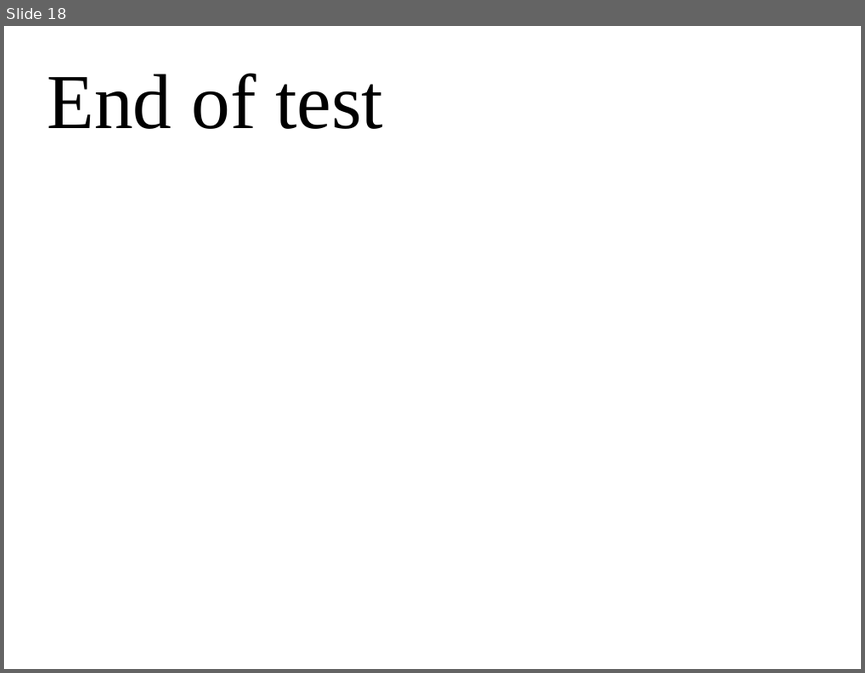
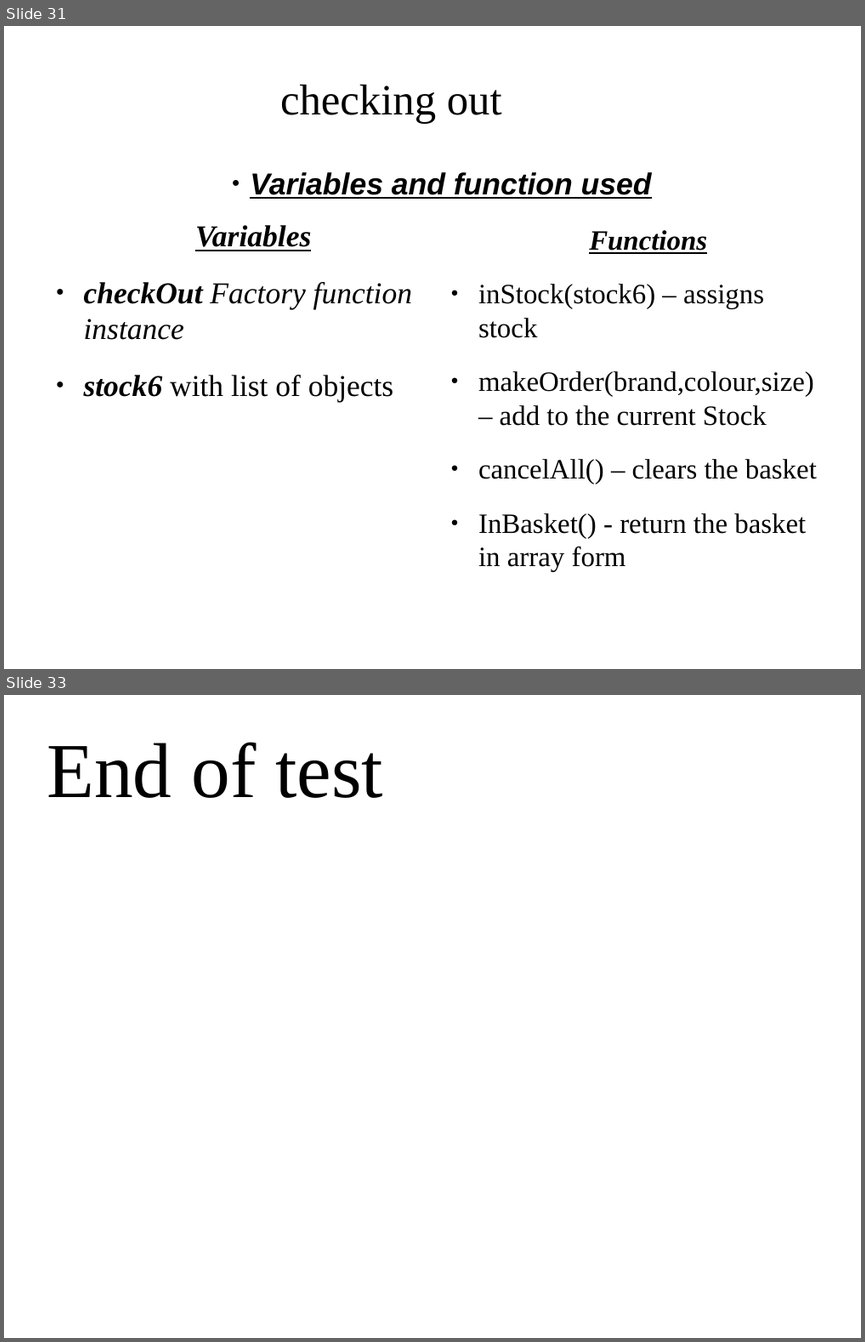
Before and after one commit to TaSiya/shoe, a slide deck: project presentation.odp. Shown one above the other, each under a label of ours: slide 18 before the commit, slides 31 and 33 after it; the slides between them are not shown. The pictures are 865x673 and 865x1342 pixels, drawn with LibreOffice and Linux fonts; fonts in the diff are those of the drawing; background and template pictures are left out. Boxes give left, top, right and bottom in pixels: in the first picture for what was removed or moved away, otherwise in the second. Text is boxed around its words. In the diff, an @@ line names an element or a change of style, - is before the commit and + after.

```diff
--- a/project presentation.odp
+++ b/project presentation.odp
@@ slide 31 added at bbox=[4, 26, 861, 669], background picture (left out) @@
@@ title added at bbox=[280, 84, 502, 123], 40 pt, text #000000 @@
+checking out
@@ text added at bbox=[250, 172, 652, 199], 28 pt, text #000000, bold, italic, underline @@
+● Variables and function used
@@ text added at bbox=[84, 225, 412, 402], 28 pt, text #000000, italic @@
+Variables
+● checkOut Factory function instance
+● stock6 with list of objects
@@ text added at bbox=[478, 230, 817, 571], 25.9 pt, text #000000 @@
+Functions
+● inStock(stock6) – assigns stock
+● makeOrder(brand,colour,size) – add to the current Stock
+● cancelAll() – clears the basket
+● InBasket() - return the basket in array form
@@ what was slide 18 is now slide 33 @@
```
Also in this commit, not shown: 2 slides changed, 14 other slides added, 3 other files.
